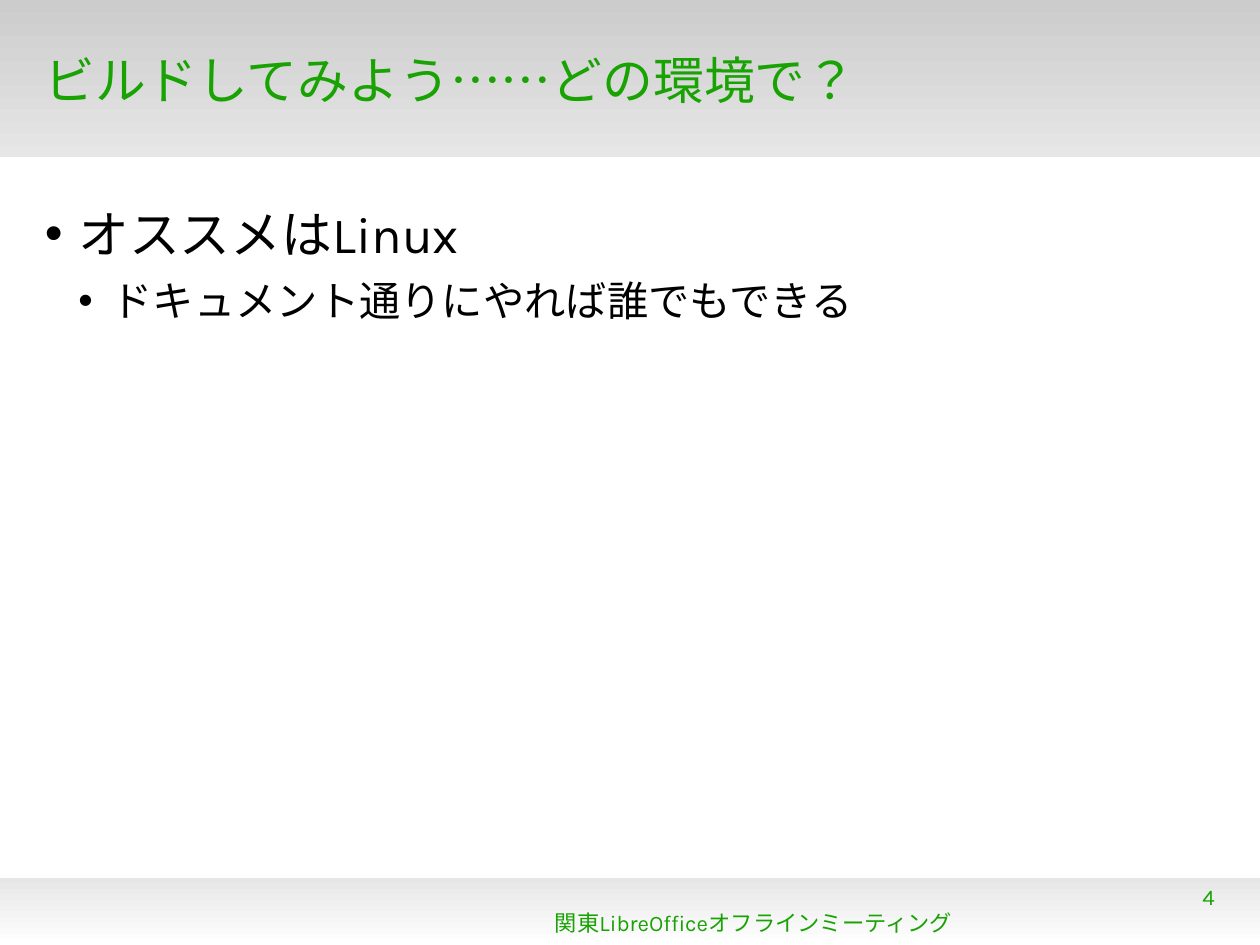
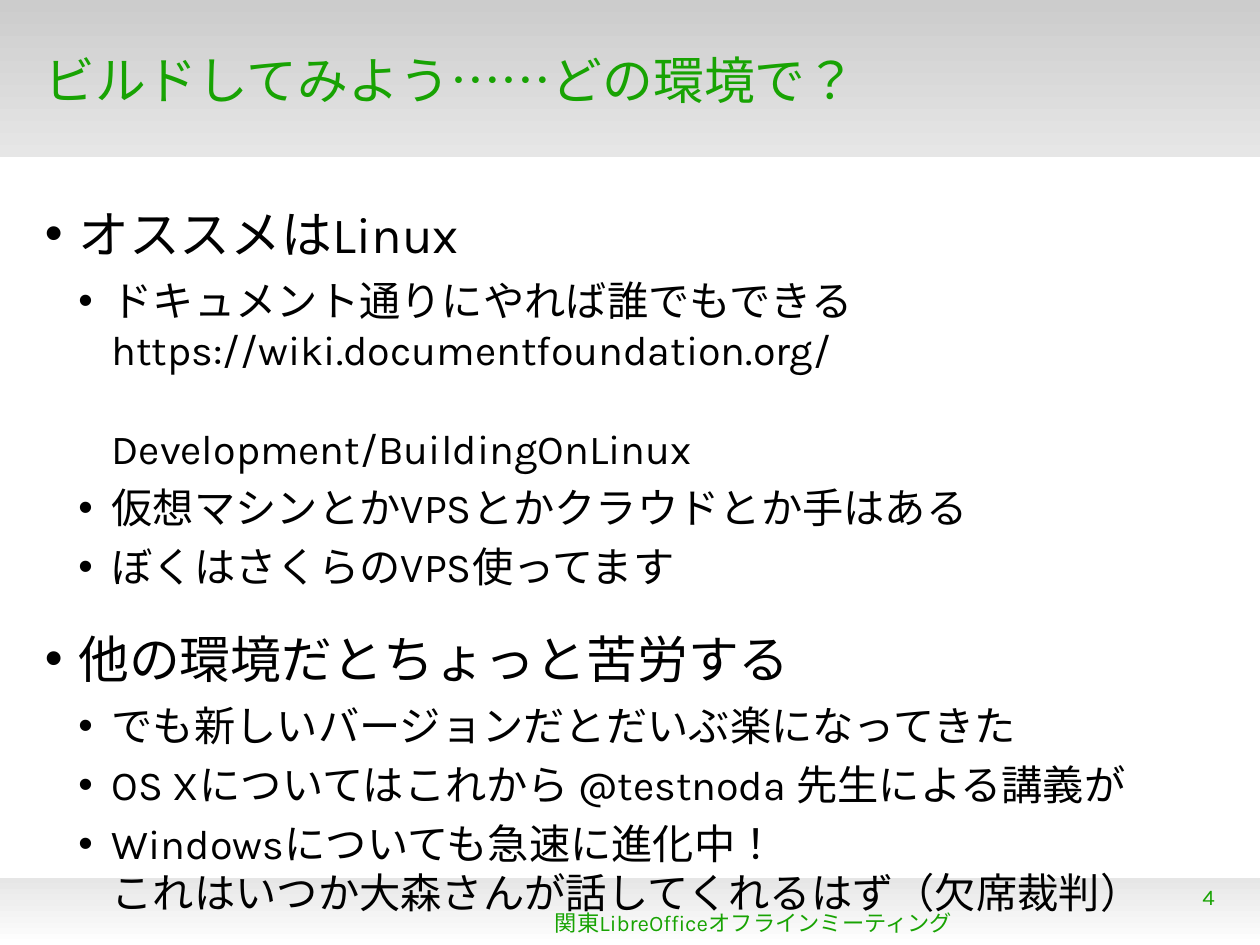
Before and after one commit to naruoga/KantoLibreOffice, a slide deck: slide 4 of Sep2013/BuildLinuxBasic.odp. Drawn at 1260x945 pixels with LibreOffice and Linux fonts; fonts in the diff are those of the drawing; background and template pictures are left out. Boxes give left, top, right and bottom in pixels: in the first picture for what was removed or moved away, otherwise in the second. Text is boxed around its words. In the diff, an @@ line names an element or a change of style, - is before the commit and + after.

Commit message:
ready for presentation

```diff
--- a/Sep2013/BuildLinuxBasic.odp
+++ b/Sep2013/BuildLinuxBasic.odp
@@ text at (78, 281, 1142, 919): text changed @@
-  • ドキュメント通りにやれば誰でもできる
+  • ドキュメント通りにやれば誰でもできる
+    https://wiki.documentfoundation.org/
+    Development/BuildingOnLinux
+  • 仮想マシンとかVPSとかクラウドとか手はある
+  • ぼくはさくらのVPS使ってます
+• 他の環境だとちょっと苦労する
+  • でも新しいバージョンだとだいぶ楽になってきた
+  • OS Xについてはこれから @testnoda 先生による講義が
+  • Windowsについても急速に進化中！
+    これはいつか大森さんが話してくれるはず（欠席裁判）
```
Also in this commit, not shown: 1 other slide changed, 5 slides added, 3 other files.
